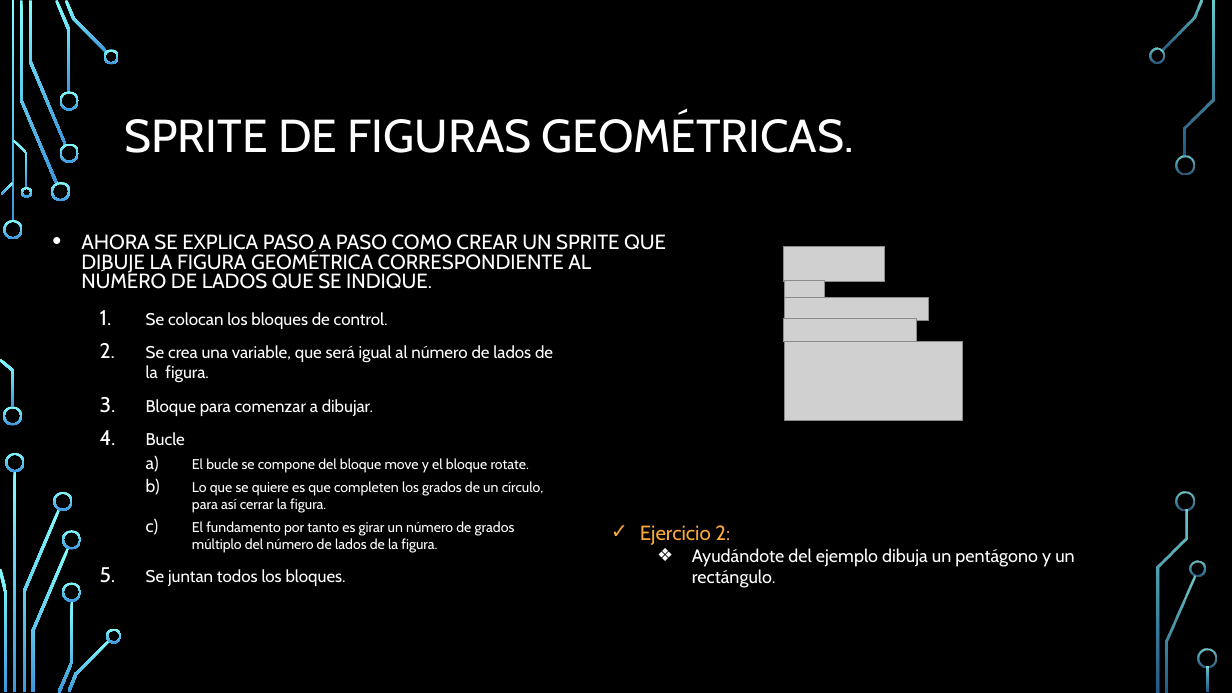
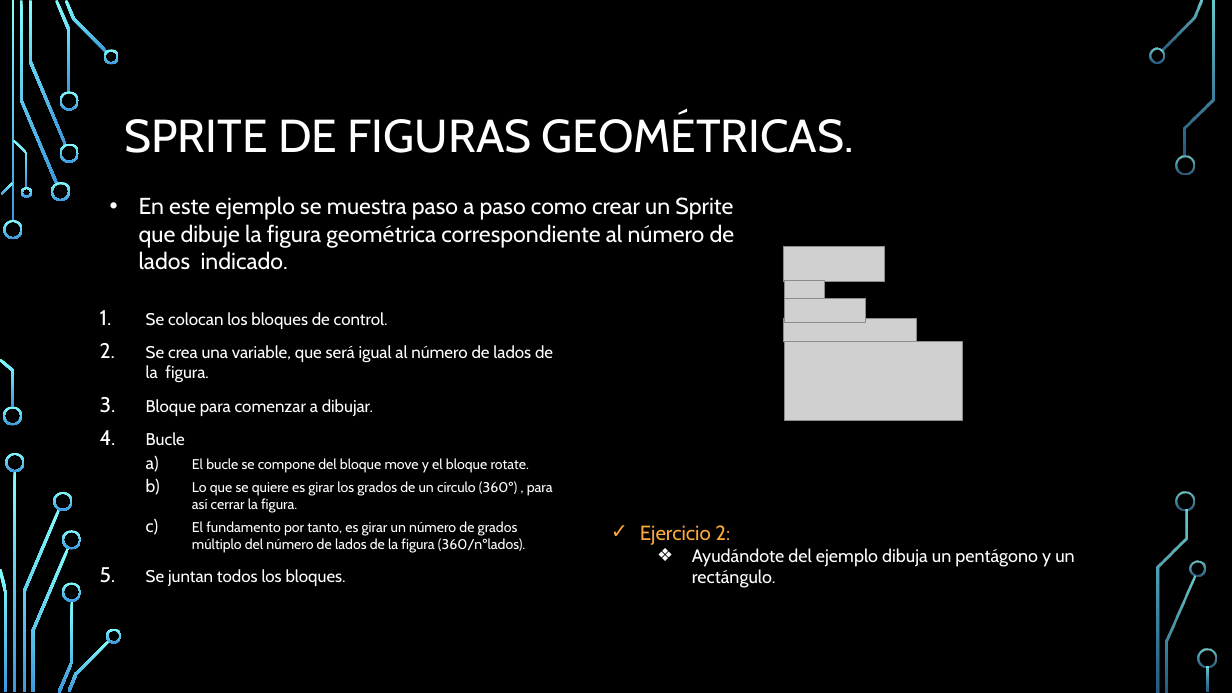
Before and after one commit to jonyB0B/MemoriaTFG-JonatanSantanaPero, a slide deck: slide 7 of Talleres/Taller1.pptx. Drawn at 1232x693 pixels with LibreOffice and Linux fonts; fonts in the diff are those of the drawing; grey boxes stand for pictures; background and template pictures are left out. Boxes give left, top, right and bottom in pixels: in the first picture for what was removed or moved away, otherwise in the second. Text is boxed around its words. In the diff, an @@ line names an element or a change of style, - is before the commit and + after.

```diff
--- a/Talleres/Taller1.pptx
+++ b/Talleres/Taller1.pptx
@@ text "En este ejemplo se muestra ..." at box(139, 196, 735, 270): vertical alignment bottom to top @@
@@ text at box(139, 196, 735, 270): text changed; size 16 to 18 pt @@
-• AHORA SE EXPLICA PASO A PASO COMO CREAR UN SPRITE QUE DIBUJE LA FIGURA GEOMÉTRICA CORRESPONDIENTE AL NÚMERO DE LADOS QUE SE INDIQUE.
+• En este ejemplo se muestra paso a paso como crear un Sprite que dibuje la figura geométrica correspondiente al número de lados indicado.
@@ picture: place and size @@
-picture at box(784, 298, 928, 321)
+picture at box(784, 299, 866, 323)
@@ text at box(192, 481, 553, 553): text changed @@
-  b) Lo que se quiere es que completen los grados de un círculo, para así cerrar la figura.
-  c) El fundamento por tanto es girar un número de grados múltiplo del número de lados de la figura.
+  b) Lo que se quiere es girar los grados de un círculo (360º) , para así cerrar la figura.
+  c) El fundamento por tanto, es girar un número de grados múltiplo del número de lados de la figura (360/nºlados).
```
Also in this commit, not shown: 2 other slides changed, 46 other files.
